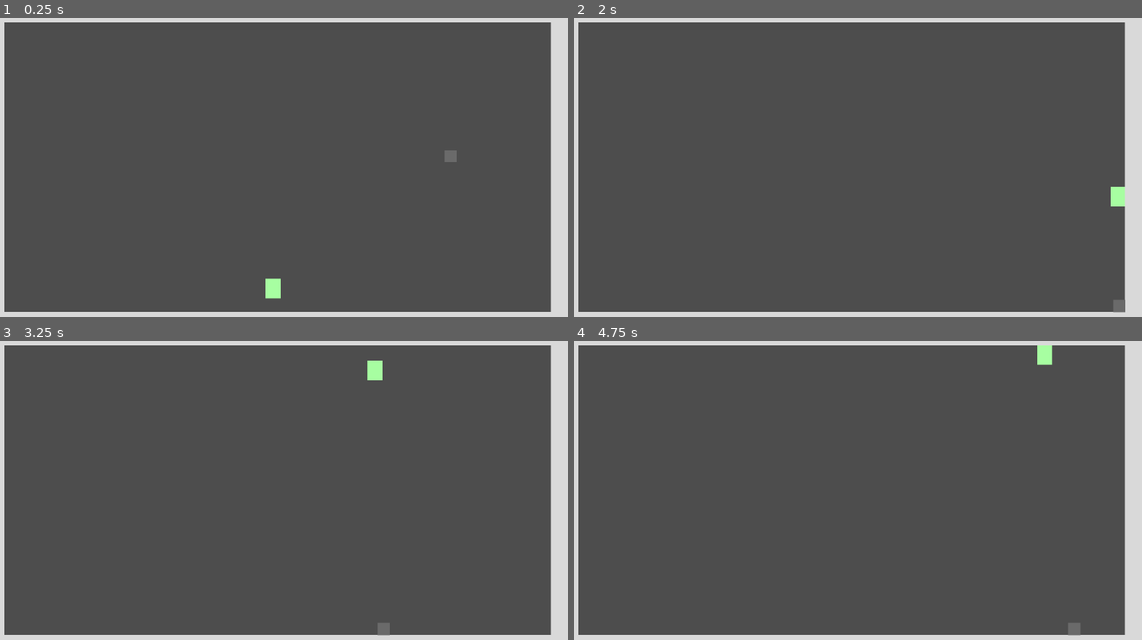
Above: before the commit, frames 1-4 (two rows, left to right).
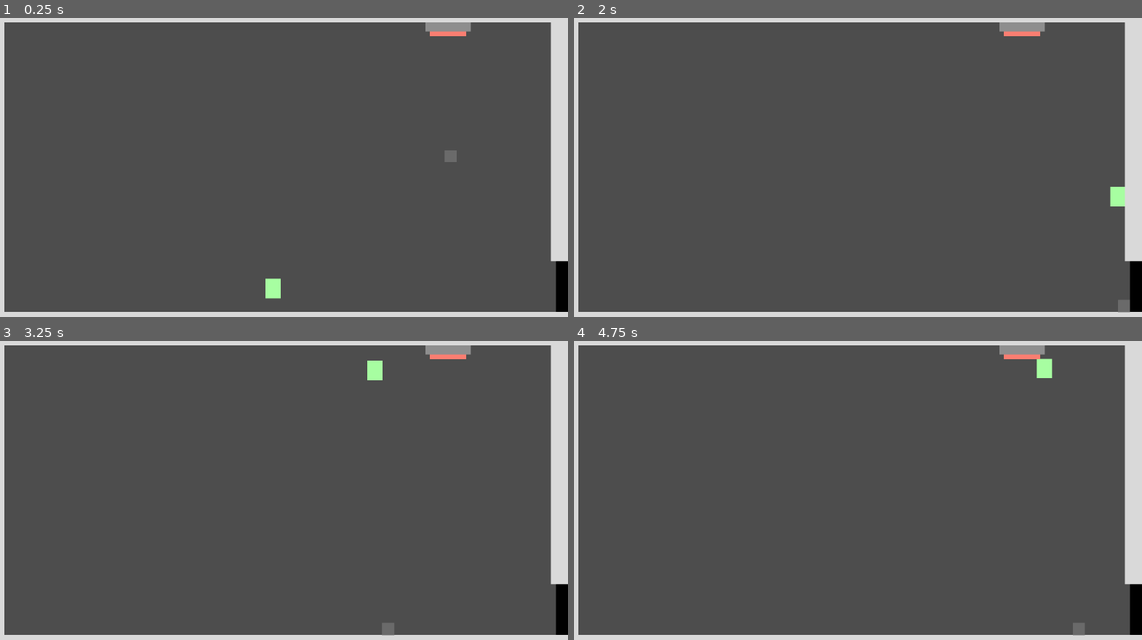
Above: after the commit, the same moments.

Repository: Harry32/ThinkyGameJam
Game: Godot game, scene res://scenes/levels/level.tscn
Two runs of this game, one before a commit and one after it. Both use one fixed random seed, a clock stepped at 60 frames per second and the inputs below.
Inputs:
- Up to frame 1 (0.25 s): no input
- Up to frame 2 (2 s): hold Shift (Gravity) 0.53-1.28 s; hold D (Right) from 0.53 s (still down); tap Space (Jump) at 0.77, 1.52 s; tap Shift (Gravity) at 1.35 s
- Up to frame 3 (3.25 s): release D (Right) at 2.03 s; hold A (Left) 2.03-2.78 s; hold Shift (Gravity) 2.03-2.78 s; hold D (Right) from 2.78 s (still down); tap Shift (Gravity) at 2.85 s; tap Space (Jump) at 3.02 s
- Up to frame 4 (4.75 s): hold Shift (Gravity) 3.53-4.28 s; tap Space (Jump) at 3.77, 4.52 s; release D (Right) at 4.28 s; hold A (Left) from 4.28 s (still down); tap Shift (Gravity) at 4.35 s

The runs differ from the first frame. In frame 1, 0.9% of the frame differs, in the area x 74-100%, y 1-99%; in frame 2, 0.9%; in frame 3, 0.9%; in frame 4, 1.1%.

Commit message:
Adicionando botão e porta

Diff:
--- /dev/null
+++ b/scenes/door.gd
@@ -0,0 +1,22 @@
+extends StaticBody2D
+
+var closedPosition : Vector2
+var state : String = "Closed"
+
+func _ready():
+	closedPosition = position
+
+func _process(_delta):
+	if state == "Closed" and position.y != closedPosition.y:
+		var tween = get_tree().create_tween()
+		tween.tween_property(self, "position", Vector2(position.x, closedPosition.y), 1)
+
+	if state == "Opened" and (position.y != closedPosition.y - 200):
+		var tween = get_tree().create_tween()
+		tween.tween_property(self, "position", Vector2(position.x, closedPosition.y - 200), 1)
+
+func open():
+	state = "Opened"
+
+func close():
+	state = "Closed"
--- a/scenes/levels/level.tscn
+++ b/scenes/levels/level.tscn
@@ -1,7 +1,9 @@
-[gd_scene load_steps=5 format=3 uid="uid://c8y7wph201vx4"]
+[gd_scene load_steps=8 format=3 uid="uid://c8y7wph201vx4"]
 
 [ext_resource type="PackedScene" uid="uid://crdgt41diya2q" path="res://scenes/player/player.tscn" id="1_2inqr"]
+[ext_resource type="PackedScene" uid="uid://vstxymajgmdd" path="res://scenes/mechanics/door.tscn" id="2_rlsdc"]
 [ext_resource type="PackedScene" uid="uid://dup7d17q22x3s" path="res://scenes/objects/box.tscn" id="2_vth67"]
+[ext_resource type="PackedScene" uid="uid://p45e7cpriw7g" path="res://scenes/mechanics/simple_button.tscn" id="4_bbx1g"]
 
 [sub_resource type="RectangleShape2D" id="RectangleShape2D_3d0cl"]
 size = Vector2(1960, 115)
@@ -9,10 +11,16 @@
 [sub_resource type="RectangleShape2D" id="RectangleShape2D_w5y0n"]
 size = Vector2(114.5, 1101)
 
+[sub_resource type="RectangleShape2D" id="RectangleShape2D_3aev3"]
+size = Vector2(115, 850)
+
 [node name="Level" type="Node2D"]
 
 [node name="Player" parent="." instance=ExtResource("1_2inqr")]
 position = Vector2(946, 908)
+
+[node name="Door" parent="." instance=ExtResource("2_rlsdc")]
+position = Vector2(1900, 918)
 
 [node name="Walls" type="Node2D" parent="."]
 
@@ -58,13 +66,13 @@
 [node name="RightWall" type="StaticBody2D" parent="Walls"]
 position = Vector2(1864, 0)
 
-[node name="RightCollision" type="CollisionShape2D" parent="Walls/RightWall"]
-position = Vector2(58, 550)
-shape = SubResource("RectangleShape2D_w5y0n")
+[node name="CollisionShape2D" type="CollisionShape2D" parent="Walls/RightWall"]
+position = Vector2(57.5, 425)
+shape = SubResource("RectangleShape2D_3aev3")
 
 [node name="RightRect" type="ColorRect" parent="Walls/RightWall"]
 offset_right = 115.0
-offset_bottom = 1100.0
+offset_bottom = 850.0
 color = Color(0.85098, 0.85098, 0.85098, 1)
 metadata/_edit_use_anchors_ = true
 
@@ -73,3 +81,9 @@
 collision_layer = 1
 collision_mask = 1
 gravity_scale = 1.0
+
+[node name="SimpleButton" parent="." node_paths=PackedStringArray("door") instance=ExtResource("4_bbx1g")]
+position = Vector2(1524, 78)
+rotation = 3.14159
+scale = Vector2(1.5, 1.5)
+door = NodePath("../Door")
--- /dev/null
+++ b/scenes/mechanics/door.tscn
@@ -0,0 +1,19 @@
+[gd_scene load_steps=3 format=3 uid="uid://vstxymajgmdd"]
+
+[ext_resource type="Script" path="res://scenes/door.gd" id="1_c728v"]
+
+[sub_resource type="RectangleShape2D" id="RectangleShape2D_gj8aj"]
+size = Vector2(40, 200)
+
+[node name="Door" type="StaticBody2D"]
+script = ExtResource("1_c728v")
+
+[node name="ColorRect" type="ColorRect" parent="."]
+offset_left = -20.0
+offset_top = -100.0
+offset_right = 20.0
+offset_bottom = 100.0
+color = Color(0, 0, 0, 1)
+
+[node name="CollisionShape2D" type="CollisionShape2D" parent="."]
+shape = SubResource("RectangleShape2D_gj8aj")
--- a/scenes/mechanics/icon.svg
+++ /dev/null
@@ -1 +0,0 @@
-<svg height="128" width="128" xmlns="http://www.w3.org/2000/svg"><rect x="2" y="2" width="124" height="124" rx="14" fill="#363d52" stroke="#212532" stroke-width="4"/><g transform="scale(.101) translate(122 122)"><g fill="#fff"><path d="M105 673v33q407 354 814 0v-33z"/><path fill="#478cbf" d="m105 673 152 14q12 1 15 14l4 67 132 10 8-61q2-11 15-15h162q13 4 15 15l8 61 132-10 4-67q3-13 15-14l152-14V427q30-39 56-81-35-59-83-108-43 20-82 47-40-37-88-64 7-51 8-102-59-28-123-42-26 43-46 89-49-7-98 0-20-46-46-89-64 14-123 42 1 51 8 102-48 27-88 64-39-27-82-47-48 49-83 108 26 42 56 81zm0 33v39c0 276 813 276 813 0v-39l-134 12-5 69q-2 10-14 13l-162 11q-12 0-16-11l-10-65H447l-10 65q-4 11-16 11l-162-11q-12-3-14-13l-5-69z"/><path d="M483 600c3 34 55 34 58 0v-86c-3-34-55-34-58 0z"/><circle cx="725" cy="526" r="90"/><circle cx="299" cy="526" r="90"/></g><g fill="#414042"><circle cx="307" cy="532" r="60"/><circle cx="717" cy="532" r="60"/></g></g></svg>
--- /dev/null
+++ b/scenes/mechanics/simple_button.tscn
@@ -0,0 +1,44 @@
+[gd_scene load_steps=5 format=3 uid="uid://p45e7cpriw7g"]
+
+[ext_resource type="Script" path="res://scripts/simple_button.gd" id="1_djjcu"]
+
+[sub_resource type="RectangleShape2D" id="RectangleShape2D_ibixc"]
+size = Vector2(100, 20)
+
+[sub_resource type="RectangleShape2D" id="RectangleShape2D_kkse4"]
+size = Vector2(80, 10)
+
+[sub_resource type="RectangleShape2D" id="RectangleShape2D_353nd"]
+size = Vector2(80, 3)
+
+[node name="SimpleButton" type="StaticBody2D"]
+script = ExtResource("1_djjcu")
+
+[node name="ColorRect2" type="ColorRect" parent="."]
+offset_left = -40.0
+offset_top = -20.0
+offset_right = 40.0
+color = Color(0.980392, 0.494118, 0.443137, 1)
+
+[node name="ColorRect" type="ColorRect" parent="."]
+offset_left = -50.0
+offset_top = -10.0
+offset_right = 50.0
+offset_bottom = 10.0
+color = Color(0.556863, 0.556863, 0.556863, 1)
+
+[node name="CollisionShape2D" type="CollisionShape2D" parent="."]
+shape = SubResource("RectangleShape2D_ibixc")
+
+[node name="CollisionShape2D2" type="CollisionShape2D" parent="."]
+position = Vector2(0, -15)
+shape = SubResource("RectangleShape2D_kkse4")
+
+[node name="Area2D" type="Area2D" parent="."]
+
+[node name="CollisionShape2D" type="CollisionShape2D" parent="Area2D"]
+position = Vector2(0, -21.5)
+shape = SubResource("RectangleShape2D_353nd")
+
+[connection signal="body_entered" from="Area2D" to="." method="_on_area_2d_body_entered"]
+[connection signal="body_exited" from="Area2D" to="." method="_on_area_2d_body_exited"]
--- a/scripts/object.gd
+++ b/scripts/object.gd
@@ -9,7 +9,7 @@
 	gravity_vector.y = -gravity * mass
 	gravity_scale = 0
 
-func _physics_process(delta):
+func _physics_process(_delta):
 	apply_central_force(gravity_vector)
 
 ## Change gravity direction upon signal
--- /dev/null
+++ b/scripts/simple_button.gd
@@ -0,0 +1,19 @@
+extends StaticBody2D
+
+## Set here the door that should be opened
+@export var door : StaticBody2D
+var pressedColor : Color = Color("#88ba55")
+var notPressedColor : Color = Color("#fa7e71")
+
+## Opens the door when a box hit the button
+func _on_area_2d_body_entered(body):
+	if body is RigidBody2D and body.name == "Box":
+		$ColorRect2.color = pressedColor
+		door.open()
+
+
+## Closes the door when a box hit the button
+func _on_area_2d_body_exited(body):
+	if body is RigidBody2D and body.name == "Box":
+		$ColorRect2.color = notPressedColor
+		door.close()
Not shown, removed: scenes/mechanics/icon.svg.import
